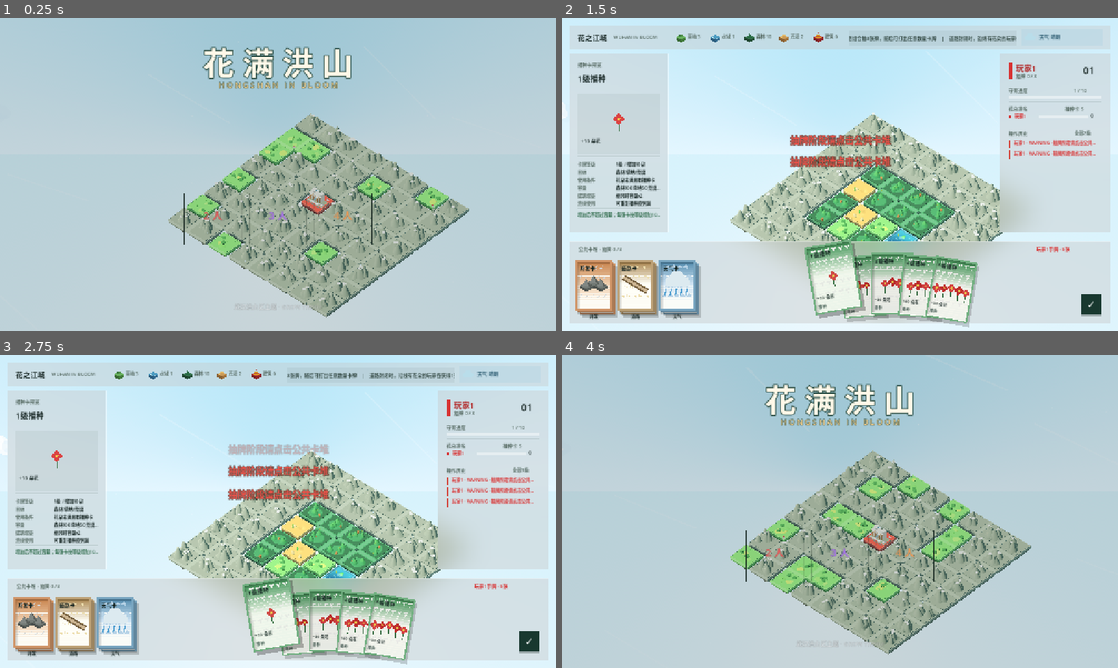
Above: before the commit, frames 1-4 (two rows, left to right).
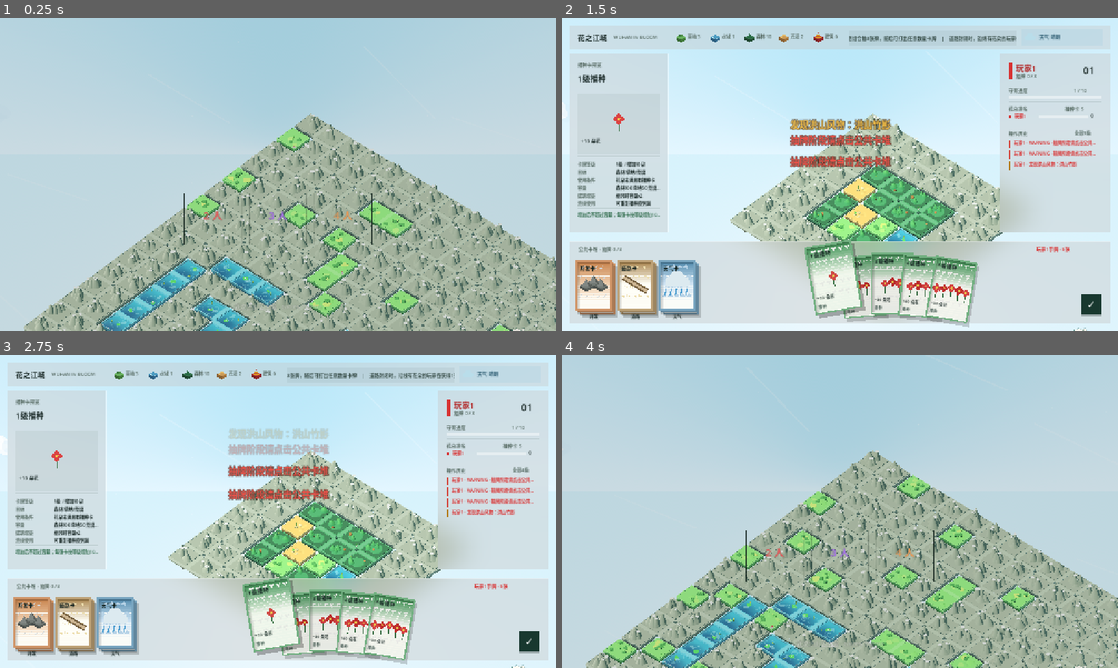
Above: after the commit, the same moments.

Repository: KurtZhang01/growcassonne
Game: Godot game, scene res://scenes/main.tscn
The game is run twice, just before and just after one commit, with the same random seed, the same clock (stepped at 60 frames per second) and the same inputs.
Inputs (mouse positions are in pixels of both pictures, inside the frame that each line leads up to):
- Up to frame 1 (0.25 s): no input
- Up to frame 2 (1.5 s): tap Enter at 0.5 s; move the mouse to (962, 158) at 0.52 s; tap 1 at 0.6 s; click (962, 158) at 0.67 s; tap Space at 0.77 s; drag from (728, 190) to (812, 237) at 1.27 s
- Up to frame 3 (2.75 s): move the mouse to (333, 442) at 2.02 s; tap 3 at 2.1 s; click (333, 442) at 2.17 s
- Up to frame 4 (4 s): drag from (812, 574) to (673, 464) at 2.77 s; move the mouse to (1006, 558) at 3.52 s; tap R at 3.6 s; click (1006, 558) at 3.67 s; tap Space at 3.77 s

The runs differ from the first frame. In frame 1, 29% of the frame differs, in the area x 4-100%, y 9-100%; in frame 2, 3.1%; in frame 3, 3.0%; in frame 4, 30%.

Commit message:
Title screen v2: 20x16 grid fills screen, GGJ2026 water lower-left, Label3D title flat on isometric plane, camera zoomed out

Diff:
--- a/scripts/main3d.gd
+++ b/scripts/main3d.gd
@@ -311,40 +311,60 @@
 	card_preview_viewport.add_child(world_env)
 
 func _setup_title_world():
-	# 创建标题场景的3D地块世界
-	_init_grid()
-	# GGJ2026 文字用水域拼，其余用山体/草地填充
+	# 标题场景：20×16地块铺满屏幕
+	var tw = 20; var th = 16
+	# 临时扩展网格到20×16
+	grid = []; roads = []; plants = []; plant_age = []; flowers = []
+	tile_nodes = []; plant_nodes = []; decor_nodes = []
+	for x in tw:
+		grid.append([]); roads.append([]); plants.append([]); plant_age.append([]); flowers.append([])
+		tile_nodes.append([]); plant_nodes.append([]); decor_nodes.append([])
+		for y in th:
+			grid[x].append(-1); roads[x].append(0); plants[x].append(0); plant_age[x].append(0)
+			flowers[x].append([0, 0, 0, 0])
+			tile_nodes[x].append(null); plant_nodes[x].append(null); decor_nodes[x].append(null)
+	grid_origin = Vector2i.ZERO
+	# GGJ2026 文字用水域拼
 	var text_cells = _ggj2026_cells()
-	var building_cells = _title_building_cells()
-	var title_w = 18; var title_h = 14
-	var ox = -(title_w / 2); var oy = -(title_h / 2)
-	for lx in title_w:
-		for ly in title_h:
-			var gx = GRID_SIZE / 2 + ox + lx
-			var gy = GRID_SIZE / 2 + oy + ly
-			if gx < 0 or gx >= GRID_SIZE or gy < 0 or gy >= GRID_SIZE: continue
-			var pos = Vector2i(gx, gy)
-			if building_cells.has(Vector2i(lx, ly)):
-				_force_tile(pos, T_BUILDING, false, 0)
-			elif text_cells.has(Vector2i(lx, ly)):
+	# 遍历20×16生成地块
+	for x in tw:
+		for y in th:
+			var pos = Vector2i(x, y)
+			if text_cells.has(pos):
 				_force_tile(pos, T_WATER, false, 0)
-			elif randf() < 0.2:
+			elif randf() < 0.12:
 				_force_tile(pos, T_GRASS, false, 0)
 			else:
 				_force_tile(pos, T_MOUNTAIN, false, 0)
-	# 建筑地块渲染建筑模型
-	for cell in building_cells:
-		var gx = GRID_SIZE / 2 + ox + cell.x
-		var gy = GRID_SIZE / 2 + oy + cell.y
-		var pos = Vector2i(gx, gy)
-		if _in_bounds(pos) and grid[pos.x][pos.y] == T_BUILDING:
-			var root = tile_nodes[pos.x][pos.y]
-			if root: _tile_pavilion_surface(root, 0)
-	# 调整相机看向棋盘中心
-	var center_world = _world(Vector2i(GRID_SIZE / 2, GRID_SIZE / 2))
-	camera.position = center_world + Vector3(8, 14, 10)
+	# Label3D 标题（平躺在等距平面上）
+	var title_label = Label3D.new()
+	title_label.text = "花满洪山"
+	title_label.font_size = 60
+	title_label.modulate = Color("#fff8e8")
+	title_label.outline_size = 8
+	title_label.outline_modulate = Color("#254940")
+	title_label.billboard = BaseMaterial3D.BILLBOARD_DISABLED
+	title_label.no_depth_test = true
+	title_label.position = _world(Vector2i(14, 4)) + Vector3(0, 0.3, 0)
+	title_label.rotation_degrees = Vector3(-90, 0, -45)
+	title_label.pixel_size = 0.01
+	add_child(title_label)
+	var sub_label = Label3D.new()
+	sub_label.text = "HONGSHAN IN BLOOM"
+	sub_label.font_size = 24
+	sub_label.modulate = Color("#f3cf8d")
+	sub_label.outline_size = 4
+	sub_label.outline_modulate = Color("#254940")
+	sub_label.billboard = BaseMaterial3D.BILLBOARD_DISABLED
+	sub_label.no_depth_test = true
+	sub_label.position = title_label.position + Vector3(0.3, 0, 0.3)
+	sub_label.rotation_degrees = Vector3(-90, 0, -45)
+	sub_label.pixel_size = 0.008
+	add_child(sub_label)
+	# 相机设置：拉远看全屏
+	camera.size = 22.0
+	camera.position = Vector3(tw * TILE_SPACING * 0.5, 18, th * TILE_SPACING * 0.3)
 	camera.rotation_degrees = Vector3(-42, 42, 0)
-	camera.size = 16
 
 func _setup_sky_world():
 	sky_root = Node3D.new(); sky_root.name = "LivingSky"; add_child(sky_root)
@@ -4291,12 +4311,8 @@
 					ui_ctrl.draw_circle(p + Vector2(4, 0.5), 2.5, pattern_color)
 
 func _draw_title(vp: Vector2, font: Font):
-	# 3D地块世界已由 _setup_title_world() 创建，这里只画UI叠加层
-	ui_ctrl.draw_rect(Rect2(0, 0, vp.x, vp.y), Color(0.02, 0.06, 0.05, 0.15), true)
-
-	# 标题（上部居中）
-	_draw_centered_outlined_text("花 满 洪 山", Vector2(vp.x * 0.5, vp.y * 0.13), font, 72, Color("#fff8e8"), Color("#254940"), 8)
-	_draw_centered_outlined_text("H O N G S H A N   I N   B L O O M", Vector2(vp.x * 0.5, vp.y * 0.13 + 57), font, 18, Color("#f3cf8d"), Color("#254940"), 4)
+	# 3D地块世界+Label3D标题已由 _setup_title_world() 创建
+	ui_ctrl.draw_rect(Rect2(0, 0, vp.x, vp.y), Color(0.02, 0.06, 0.05, 0.12), true)
 
 	# 玩家选择（中下部）
 	for index in 3:
@@ -4365,7 +4381,7 @@
 	}
 	var cells := {}
 	var text = "GGJ2026"
-	var ox = 12; var oy = 10  # 在网格中的起始位置（中下部）
+	var ox = 2; var oy = 8  # 中左下区域
 	for ch_idx in text.length():
 		var ch = text[ch_idx]
 		if not font_data.has(ch): ox += 6; continue
